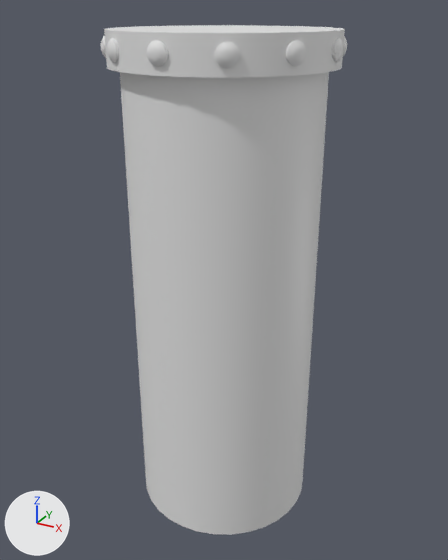
A saved change to the FBX model Plat_TCC/Assets/Environment/Scenario Props/Piston/SM_piston_top_01.fbx.
The view is the same before and after, from a 50 mm lens placed at (8.24, -15.0, 0.48), pointed at (-0.04, 0.06, -7.05). The lights are fixed; the arrows at lower left show +X, +Y and +Z. Where no turn or scale is listed for an object, it has been applied to the vertices.

In view in the first picture: 'Piston_head'.
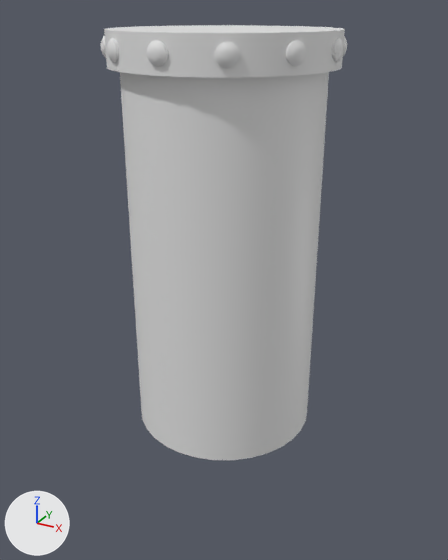
The change in detail:
Material 'M_Piston' (mat_m_piston) is new.
Its base color is (0.8, 0.8, 0.8) (white #e7e7e7).
me_cylinder_015 is used by ob_piston_head; location (0.0, 0.0, 0.0).
me_cylinder_015 had 1708 vertices, 1678 faces and spanned x -3.16..3.16, y -3.16..3.16, z -14.4..-0.01.
me_cylinder_015 now has 1708 vertices, 1677 faces and spans x -3.16..3.16, y -3.16..3.16, z -11.54..-0.01.
Part 1, on me_cylinder_015:
1 face is deleted.
32 vertices in x -2.71..2.71, y -2.71..2.71, z -14.4 move by (0.0, 0.0, 2.86).
me_cylinder_015 now uses material mat_m_piston (white #e7e7e7).

Boxes (x1, y1, x2, y2) around the edits, measured in the pictures (448 x 560 px):
'Piston_head', reshaped (15% shorter): before (101, 25, 347, 535); after (101, 25, 347, 460)
part 1 of me_cylinder_015, cut back: before (142, 414, 307, 535); after (142, 414, 307, 460)
